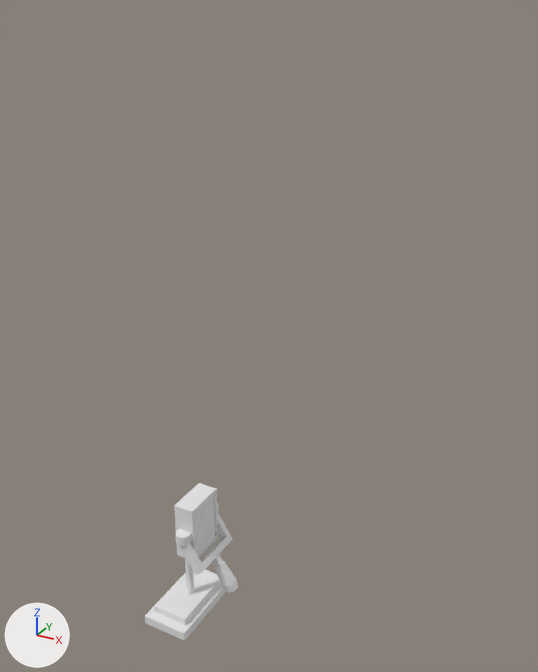
Two versions of the FBX model UnrealProj/ForceOfNature/Content/Characters/Models/electrical-Switch_off_model.fbx, one commit apart.
One viewpoint serves both versions: a 50 mm camera at (0.283, -0.396, 0.46) aimed at (0.061, 0.008, 0.258). Every picture has the same lights, and +X, +Y and +Z are marked at lower left.
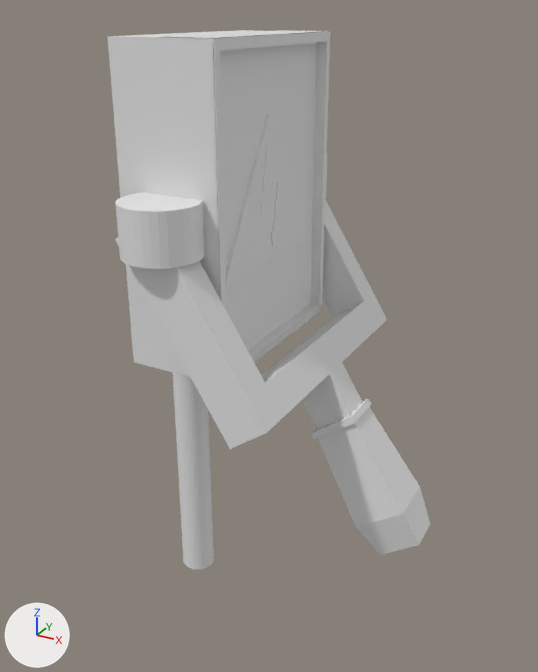
Location of each change, (x1, y1, x2, y2) in pixels of the pictures (538 x 672 px; the box of a moved part takes in the faces that stretch with it):
'Cube.006', reshaped, moved, rescaled (241% wider, 240% taller)
    before: (145, 483, 239, 641)
    after: (107, 30, 430, 570)
part 1 of me_cube_006, moved or reshaped
    before: (195, 511, 214, 544)
    after: (225, 114, 310, 287)
part 2 of me_cube_006, moved or reshaped
    before: (202, 516, 207, 531)
    after: (260, 146, 283, 246)
part 3 of me_cube_006, moved or reshaped
    before: (183, 486, 216, 512)
    after: (159, 30, 323, 38)
part 4 of me_cube_006, moved or reshaped
    before: (185, 558, 194, 595)
    after: (172, 372, 214, 570)
part 5 of me_cube_006, moved or reshaped
    before: (174, 483, 218, 558)
    after: (107, 30, 330, 377)
part 6 of me_cube_006, moved or reshaped
    before: (175, 513, 239, 593)
    after: (115, 200, 430, 555)
part 7 of me_cube_006, moved or reshaped
    before: (217, 503, 219, 515)
    after: (325, 155, 328, 199)
part 8 of me_cube_006, moved or reshaped
    before: (183, 509, 194, 558)
    after: (155, 40, 220, 376)
part 9 of me_cube_006, moved or reshaped
    before: (175, 529, 191, 546)
    after: (115, 192, 205, 269)
part 10 of me_cube_006, deleted
    before: (145, 570, 226, 641)

The change, as a list of edits to the scene's bpy script:
```text
Change me_cube_006:
    where me_cube_006.from_pydata(...)  # 468 vertices, 324 faces; spans x -0.86..1.1, y -1.11..0.93, z 0.04..3.34
    used by ob_cube_006; location = (0.0, 0.0, 0.0); scale = (0.0341, 0.0341, 0.0341)
    me_cube_006 part 1: the loose piece of 16 vertices spanning x 0.22..0.26, y -0.49..0.33, z 2.36..3.02 is moved by (0.23, 0.08, -0.43)
    me_cube_006 part 2: the loose piece of 36 vertices spanning x 0.25..0.27, y -0.18..0.02, z 2.44..2.9 is moved by (0.23, 0.08, -0.43)
    me_cube_006 part 3: the loose piece of 33 vertices spanning x 0.04..0.29, y -0.57..0.42, z 3.34 is moved by (0.23, 0.08, -0.43)
    me_cube_006 part 4: the loose piece of 64 vertices spanning x -0.32..-0.14, y -0.17..0.01, z 0.43..3.17 is moved by (0.23, 0.08, -0.43)
    me_cube_006 part 5: the loose piece of 16 vertices spanning x -0.19..0.3, y -0.57..0.42, z 1.95..3.34 is moved by (0.23, 0.08, -0.43)
    me_cube_006 part 6: the loose piece of 60 vertices spanning x -0.08..1.1, y -0.76..0.58, z 1.0..2.72 is moved by (0.23, 0.08, -0.43)
    me_cube_006 part 7: the loose piece of 64 vertices spanning x -0.09..0.25, y 0.33..0.66, z 2.53..2.75 is moved by (0.23, 0.08, -0.43)
    me_cube_006 part 8: the loose piece of 33 vertices spanning x 0.04..0.29, y -0.58, z 1.96..3.33 is moved by (0.23, 0.08, -0.43)
    me_cube_006 part 9: the loose piece of 64 vertices spanning x -0.09..0.25, y -0.83..-0.49, z 2.53..2.75 is moved by (0.23, 0.08, -0.43)
    me_cube_006 part 10: the loose piece of 16 vertices spanning x -0.86..0.29, y -1.11..0.93, z 0.04..0.44 is deleted
Change ob_cube_006:
    ob_cube_006.location: (0.0, 0.0, 0.0) -> (0.0, 0.0, 0.0506)
    ob_cube_006.scale: (0.0341, 0.0341, 0.0341) -> (0.136, 0.136, 0.136)
```
